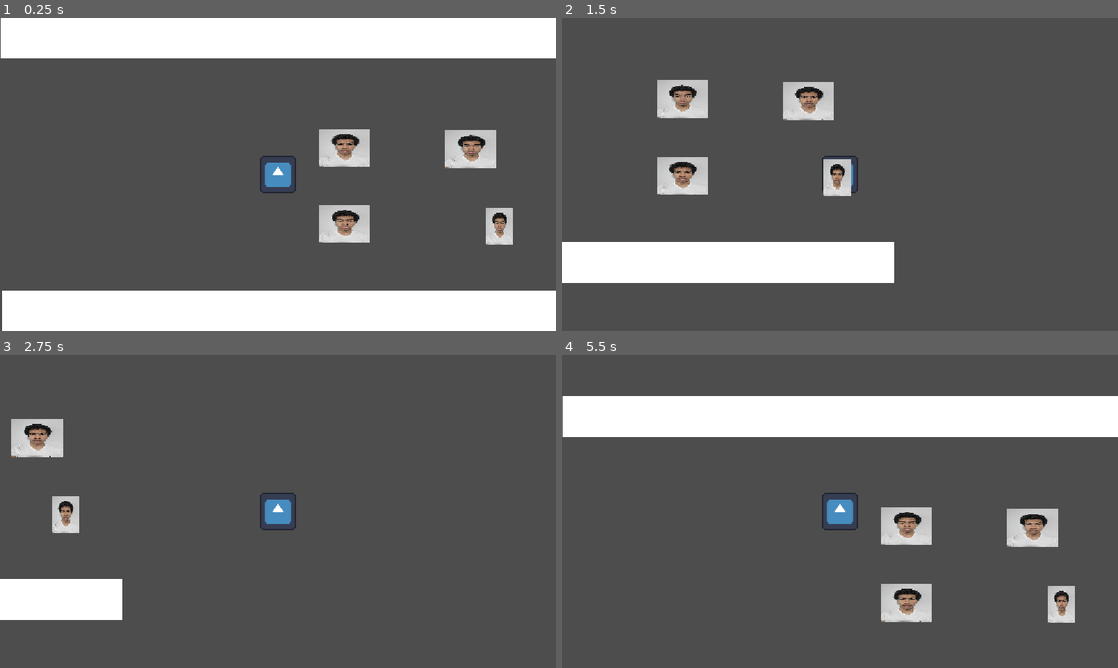
Above: before the commit, frames 1-4 (two rows, left to right).
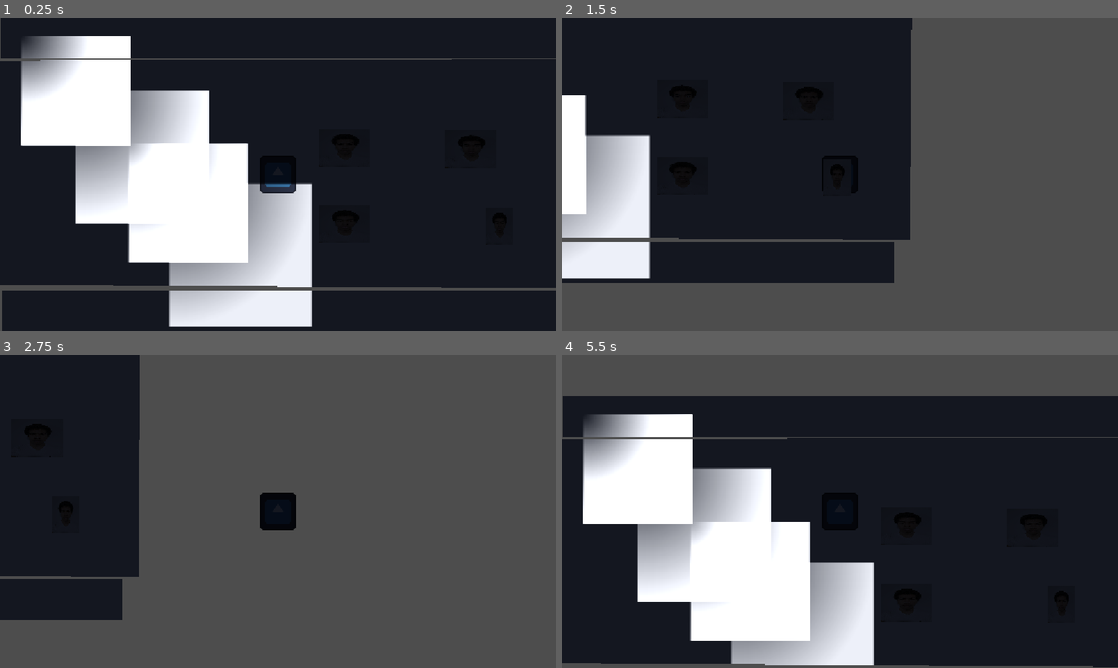
Above: after the commit, the same moments.

Repository: TheOllieMan/OCM
Game: Godot game, scene res://TestScene.tscn
The game is run twice, just before and just after one commit, with the same random seed, the same clock (stepped at 60 frames per second) and the same inputs. The engine's default icon, where the game draws it, is replaced by a stand-in: a white triangle on a blue panel in a dark square.
Inputs:
- Up to frame 1 (0.25 s): no input
- Up to frame 2 (1.5 s): tap Enter at 0.5 s; hold Right (ui_right) 0.53-1.28 s; hold Down (ui_down) from 1.28 s (still down)
- Up to frame 3 (2.75 s): tap Space at 2 s; release Down (ui_down) at 2.03 s; hold Right (ui_right) from 2.03 s (still down)
- Up to frame 4 (5.5 s): release Right (ui_right) at 2.78 s; hold Up (ui_up) 2.78-3.53 s; hold Left (ui_left) 3.53-5.03 s; hold Down (ui_down) from 5.03 s (still down)

The runs differ from the first frame. In frame 1, 95% of the frame differs, in the area x 0-100%, y 0-100%; in frame 2, 50%; in frame 3, 21%; in frame 4, 85%.

Commit message:
Basic Lighting
Test for Lighting

Diff:
--- /dev/null
+++ b/LightingSetup.tscn
@@ -0,0 +1,39 @@
+[gd_scene format=3 uid="uid://di6jki2pj73cj"]
+
+[sub_resource type="Gradient" id="Gradient_6q0qf"]
+
+[sub_resource type="GradientTexture2D" id="GradientTexture2D_yh4yq"]
+gradient = SubResource("Gradient_6q0qf")
+fill = 1
+
+[sub_resource type="GradientTexture2D" id="GradientTexture2D_6q0qf"]
+gradient = SubResource("Gradient_6q0qf")
+fill = 1
+
+[node name="LightingSetup" type="Node2D" unique_id=1950809445]
+
+[node name="CanvasModulate" type="CanvasModulate" parent="." unique_id=1858908194]
+color = Color(0.078431375, 0.09019608, 0.1254902, 1)
+
+[node name="PointLight2D" type="PointLight2D" parent="." unique_id=2038634404]
+energy = 1.5
+texture = SubResource("GradientTexture2D_yh4yq")
+texture_scale = 2.3
+
+[node name="PointLight2D2" type="PointLight2D" parent="." unique_id=1394567598]
+position = Vector2(88.73, 88.565)
+energy = 0.95
+texture = SubResource("GradientTexture2D_6q0qf")
+texture_scale = 2.8
+
+[node name="PointLight2D3" type="PointLight2D" parent="." unique_id=253775702]
+position = Vector2(150, 150)
+energy = 1.2
+texture = SubResource("GradientTexture2D_yh4yq")
+texture_scale = 2.5
+
+[node name="PointLight2D4" type="PointLight2D" parent="." unique_id=316920618]
+position = Vector2(220, 220)
+energy = 0.85
+texture = SubResource("GradientTexture2D_yh4yq")
+texture_scale = 3.0
--- a/TestScene.tscn
+++ b/TestScene.tscn
@@ -3,6 +3,7 @@
 [ext_resource type="Texture2D" uid="uid://c86gy4kmtrxvn" path="res://20251110_121612.jpg" id="1_cguwc"]
 [ext_resource type="Script" uid="uid://bqi21uq7gtunv" path="res://character_body_2d.gd" id="2_go42g"]
 [ext_resource type="Texture2D" uid="uid://dwr15tg2pidbg" path="res://icon.svg" id="2_wicfy"]
+[ext_resource type="PackedScene" uid="uid://di6jki2pj73cj" path="res://LightingSetup.tscn" id="4_go42g"]
 
 [sub_resource type="RectangleShape2D" id="RectangleShape2D_5bjbi"]
 size = Vector2(20, 14)
@@ -13,80 +14,82 @@
 [sub_resource type="RectangleShape2D" id="RectangleShape2D_yh4yq"]
 size = Vector2(741, 53)
 
-[node name="Y-SortObjects" type="Node2D" unique_id=1353041881]
+[node name="Test Level" type="Node2D" unique_id=1353041881]
 y_sort_enabled = true
 
-[node name="CharacterBody2D" type="CharacterBody2D" parent="." unique_id=784905989]
+[node name="Y-SortObjects" type="Node" parent="." unique_id=2034552364]
+
+[node name="CharacterBody2D" type="CharacterBody2D" parent="Y-SortObjects" unique_id=784905989]
 y_sort_enabled = true
 script = ExtResource("2_go42g")
 
-[node name="Sprite2D" type="Sprite2D" parent="CharacterBody2D" unique_id=1502644610]
+[node name="Sprite2D" type="Sprite2D" parent="Y-SortObjects/CharacterBody2D" unique_id=1502644610]
 scale = Vector2(0.383161, 0.383161)
 texture = ExtResource("2_wicfy")
 
-[node name="CollisionShape2D" type="CollisionShape2D" parent="CharacterBody2D" unique_id=2146646307]
+[node name="CollisionShape2D" type="CollisionShape2D" parent="Y-SortObjects/CharacterBody2D" unique_id=2146646307]
 scale = Vector2(0.619, 0.619)
 shape = SubResource("RectangleShape2D_5bjbi")
 
-[node name="Camera2D" type="Camera2D" parent="CharacterBody2D/CollisionShape2D" unique_id=2042965845]
+[node name="Camera2D" type="Camera2D" parent="Y-SortObjects/CharacterBody2D/CollisionShape2D" unique_id=2042965845]
 scale = Vector2(1.6155089, 1.6155089)
 zoom = Vector2(1.55, 1.55)
 
-[node name="StaticBody2D" type="StaticBody2D" parent="." unique_id=1984675702]
+[node name="StaticBody2D" type="StaticBody2D" parent="Y-SortObjects" unique_id=1984675702]
 y_sort_enabled = true
 position = Vector2(89, 66.619995)
 scale = Vector2(7.19, 7.19)
 
-[node name="Sprite2D" type="Sprite2D" parent="StaticBody2D" unique_id=1563189399]
+[node name="Sprite2D" type="Sprite2D" parent="Y-SortObjects/StaticBody2D" unique_id=1563189399]
 position = Vector2(0, -0.02999878)
 scale = Vector2(0.0037342827, 0.002063679)
 texture = ExtResource("1_cguwc")
 
-[node name="CollisionShape2D" type="CollisionShape2D" parent="StaticBody2D" unique_id=1152493894]
+[node name="CollisionShape2D" type="CollisionShape2D" parent="Y-SortObjects/StaticBody2D" unique_id=1152493894]
 position = Vector2(-1.9073486e-06, -1.9073486e-06)
 scale = Vector2(0.99999964, 0.9999996)
 shape = SubResource("RectangleShape2D_uuc0u")
 
-[node name="StaticBody2D3" type="StaticBody2D" parent="." unique_id=2038285114]
+[node name="StaticBody2D3" type="StaticBody2D" parent="Y-SortObjects" unique_id=2038285114]
 y_sort_enabled = true
 position = Vector2(89, -35.775)
 scale = Vector2(7.19, 7.19)
 
-[node name="Sprite2D" type="Sprite2D" parent="StaticBody2D3" unique_id=45401223]
+[node name="Sprite2D" type="Sprite2D" parent="Y-SortObjects/StaticBody2D3" unique_id=45401223]
 position = Vector2(2.6077032e-06, 5.364418e-07)
 scale = Vector2(0.0037342836, 0.0020636797)
 texture = ExtResource("1_cguwc")
 
-[node name="CollisionShape2D" type="CollisionShape2D" parent="StaticBody2D3" unique_id=939757016]
+[node name="CollisionShape2D" type="CollisionShape2D" parent="Y-SortObjects/StaticBody2D3" unique_id=939757016]
 position = Vector2(-1.9073486e-06, -1.4305115e-06)
 scale = Vector2(0.99999976, 0.99999976)
 shape = SubResource("RectangleShape2D_uuc0u")
 
-[node name="StaticBody2D2" type="StaticBody2D" parent="." unique_id=755845252]
+[node name="StaticBody2D2" type="StaticBody2D" parent="Y-SortObjects" unique_id=755845252]
 y_sort_enabled = true
 position = Vector2(257.88, -33.729996)
 scale = Vector2(7.19, 7.19)
 
-[node name="Sprite2D" type="Sprite2D" parent="StaticBody2D2" unique_id=672652792]
+[node name="Sprite2D" type="Sprite2D" parent="Y-SortObjects/StaticBody2D2" unique_id=672652792]
 position = Vector2(2.6077032e-06, 5.364418e-07)
 scale = Vector2(0.0037342836, 0.0020636797)
 texture = ExtResource("1_cguwc")
 
-[node name="CollisionShape2D" type="CollisionShape2D" parent="StaticBody2D2" unique_id=248051514]
+[node name="CollisionShape2D" type="CollisionShape2D" parent="Y-SortObjects/StaticBody2D2" unique_id=248051514]
 position = Vector2(-1.9073486e-06, -1.4305115e-06)
 scale = Vector2(0.99999976, 0.99999976)
 shape = SubResource("RectangleShape2D_uuc0u")
 
-[node name="StaticBody2D2" type="StaticBody2D" parent="StaticBody2D2" unique_id=961501276]
+[node name="StaticBody2D2" type="StaticBody2D" parent="Y-SortObjects/StaticBody2D2" unique_id=961501276]
 position = Vector2(5.295, 14.291)
 scale = Vector2(0.045, 0.045)
 
-[node name="Sprite2D" type="Sprite2D" parent="StaticBody2D2/StaticBody2D2" unique_id=448025477]
+[node name="Sprite2D" type="Sprite2D" parent="Y-SortObjects/StaticBody2D2/StaticBody2D2" unique_id=448025477]
 position = Vector2(2.6077032e-06, 5.364418e-07)
 scale = Vector2(0.045, 0.045)
 texture = ExtResource("1_cguwc")
 
-[node name="CollisionShape2D" type="CollisionShape2D" parent="StaticBody2D2/StaticBody2D2" unique_id=985148314]
+[node name="CollisionShape2D" type="CollisionShape2D" parent="Y-SortObjects/StaticBody2D2/StaticBody2D2" unique_id=985148314]
 position = Vector2(-1.9073486e-06, -1.4305115e-06)
 scale = Vector2(0.045, 0.045)
 shape = SubResource("RectangleShape2D_uuc0u")
@@ -117,3 +120,11 @@
 [node name="CollisionShape2D" type="CollisionShape2D" parent="ColorRect2/Area2D" unique_id=247424795]
 position = Vector2(371, 27.5)
 shape = SubResource("RectangleShape2D_yh4yq")
+
+[node name="LightingSetup" parent="." unique_id=1950809445 instance=ExtResource("4_go42g")]
+position = Vector2(-270, -112)
+
+[node name="Polygon2D" type="Polygon2D" parent="." unique_id=1198875602]
+position = Vector2(-318, -113)
+scale = Vector2(1.1135135, 1)
+polygon = PackedVector2Array(-98.10196, 262, -1, 1, -98, 260, 639, 265, 641, -41, -99, -39, -99.8981, 114)
